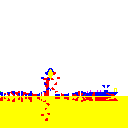
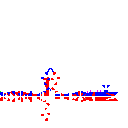
Comparing the layer stacks of the two 128×128 images. Changes:
painted on "Sometimes I have to make sure I'm still standing on solid ground" over [0, 69, 128, 128]
